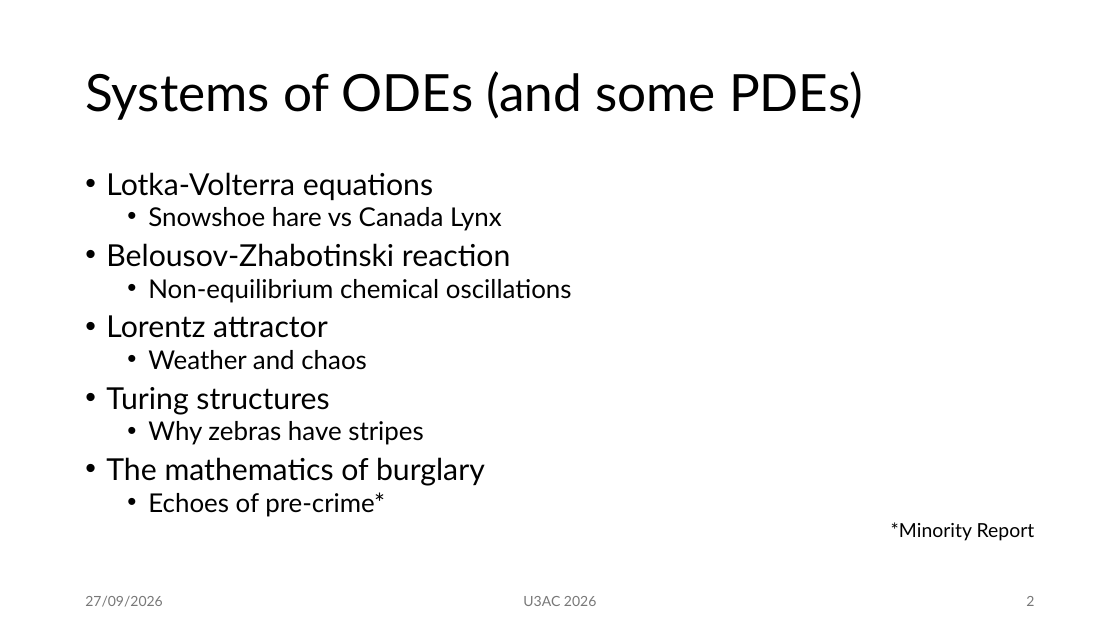
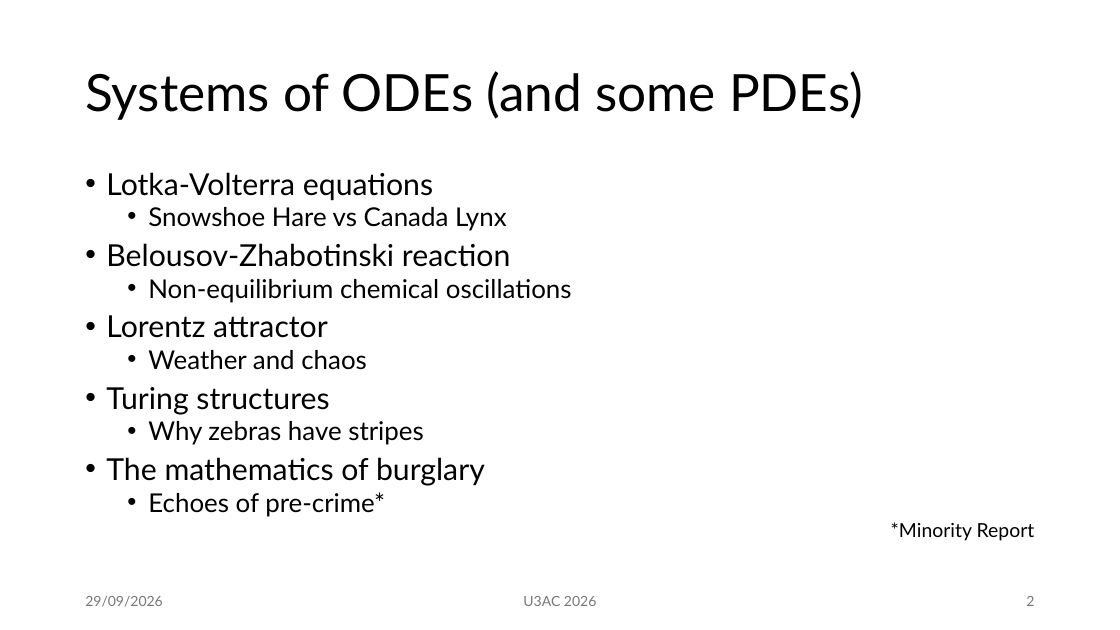
Before and after one commit to mm002a/U3AC, a slide deck: slide 2 of U3AC.Lec3.pptx. Drawn at 1120x630 pixels with LibreOffice and Linux fonts; fonts in the diff are those of the drawing. Boxes give left, top, right and bottom in pixels: in the first picture for what was removed or moved away, otherwise in the second. Text is boxed around its words. In the diff, an @@ line names an element or a change of style, - is before the commit and + after.

```diff
--- a/U3AC.Lec3.pptx
+++ b/U3AC.Lec3.pptx
@@ text at [148,207,507,231]: text changed @@
-  • Snowshoe hare vs Canada Lynx
+  • Snowshoe Hare vs Canada Lynx
@@ text at [85,596,162,607]: text changed @@
-27/09/2026
+29/09/2026
```
Also in this commit, not shown: 29 other slides changed, 9 slides added, 1 slide removed.
